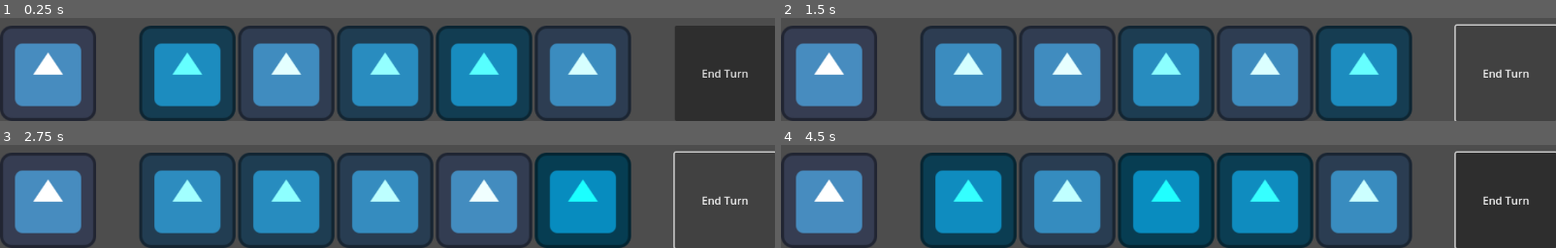
Above: before the commit, frames 1-4 (two rows, left to right).
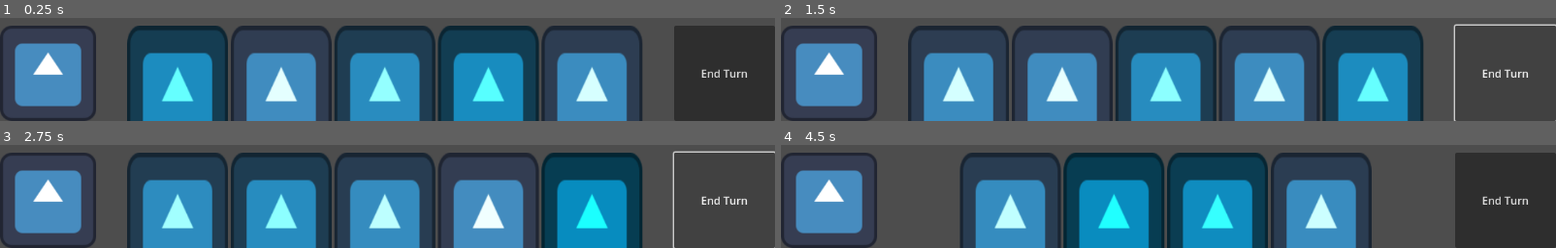
Above: after the commit, the same moments.

Repository: MichaelRRyan/GGJ-2025
Game: Godot game, scene res://Gameplay/gameplay.tscn
Same seed, same stepped clock (60 frames per second), same inputs: the game is played once before the commit and once after it. The engine's default icon, where the game draws it, is replaced by a stand-in: a white triangle on a blue panel in a dark square.
Inputs (mouse positions are in pixels of both pictures, inside the frame that each line leads up to):
- Up to frame 1 (0.25 s): no input
- Up to frame 2 (1.5 s): click (959, 99) at 0.52 s; click "End Turn" at 1.25 s
- Up to frame 3 (2.75 s): click "End Turn" at 2 s
- Up to frame 4 (4.5 s): click (959, 226) at 2.77 s; click "End Turn" at 3.5 s; click (959, 226) at 4.27 s

The runs differ from the first frame. In frame 1, 30% of the frame differs, in the area x 16-97%, y 7-100%; in frame 2, 30%; in frame 3, 30%; in frame 4, 48%, in the area x 17-100%, y 5-100%.

Commit message:
Added basic card hover effects and playing

Diff:
--- a/Features/CardInterface/card_interface.gd
+++ b/Features/CardInterface/card_interface.gd
@@ -1,13 +1,16 @@
 extends CanvasLayer
 
 signal turn_ended
+signal card_played(card)
 
 # _ = private
 # s = preloaded Scene
 # n = referenced Node
 
-@onready var _s_PlaceholderCard = preload("res://Features/CardInterface/placeholder_card.tscn")
+# This will be a wrapper class that holds a card and provides hover / click functionality
+@onready var _s_InteractableCard = preload("res://Features/CardInterface/interactable_card.tscn")
 @onready var _n_hand = $CardTray/Hand
+
 
 #-------------------------------------------------------------------------------
 func shuffle() -> void:
@@ -19,11 +22,10 @@
 	var no_cards_to_draw = 5 # We want this info to be coming from somewhere else later
 
 	for _i in no_cards_to_draw:
-		# We will want to replace this with a wrapper class that holds a card
-		# The wrapper class will provide the mouse over / click functionality
-		var card : Control = _s_PlaceholderCard.instantiate()
+		var card : Control = _s_InteractableCard.instantiate()
 		_n_hand.add_child(card)
 
+		card.connect("card_played", _on_card_played.bind(card))
 		card.modulate.r = randf_range(0, 1) # TEMP: Change card colour so we can tell when we draw new cards
 
 
@@ -42,3 +44,12 @@
 
 
 #-------------------------------------------------------------------------------
+func _on_card_played(interactable_card : Control) -> void:
+	# TODO: Need to validate if the card can be played.
+	if is_instance_valid(interactable_card):
+		# TODO: Replace with a GET to the actual card within the interactable card
+		card_played.emit(interactable_card)
+		interactable_card.queue_free()
+
+
+#-------------------------------------------------------------------------------
--- a/Features/CardInterface/card_interface.tscn
+++ b/Features/CardInterface/card_interface.tscn
@@ -23,8 +23,8 @@
 expand_mode = 2
 
 [node name="Hand" type="BoxContainer" parent="CardTray"]
-custom_minimum_size = Vector2(800, 0)
 layout_mode = 2
+size_flags_horizontal = 3
 alignment = 1
 
 [node name="EndTurnButton" type="Button" parent="CardTray"]
--- /dev/null
+++ b/Features/CardInterface/interactable_card.gd
@@ -0,0 +1,24 @@
+extends Control
+
+signal card_played
+
+
+#-------------------------------------------------------------------------------
+func _on_mouse_entered() -> void:
+	$TextureButton.position.y = -75
+
+
+#-------------------------------------------------------------------------------
+func _on_mouse_exited() -> void:
+	$TextureButton.position.y = 0
+
+
+#-------------------------------------------------------------------------------
+func _on_pressed() -> void:
+	card_played.emit()
+
+	# TODO: Will need to validate that the card can be played before disabling it
+	$TextureButton.disabled = true # Avoid the player clicking multiple times
+
+
+#-------------------------------------------------------------------------------
--- /dev/null
+++ b/Features/CardInterface/interactable_card.tscn
@@ -0,0 +1,23 @@
+[gd_scene load_steps=3 format=3 uid="uid://b5tgtb8bf22n2"]
+
+[ext_resource type="Texture2D" uid="uid://cop8t73wqabim" path="res://icon.svg" id="1_j40ad"]
+[ext_resource type="Script" path="res://Features/CardInterface/interactable_card.gd" id="1_v5c2u"]
+
+[node name="InteractableCard" type="Control"]
+custom_minimum_size = Vector2(150, 0)
+layout_mode = 3
+anchors_preset = 0
+offset_right = 40.0
+offset_bottom = 40.0
+script = ExtResource("1_v5c2u")
+
+[node name="TextureButton" type="TextureButton" parent="."]
+layout_mode = 0
+offset_right = 150.0
+offset_bottom = 220.0
+texture_normal = ExtResource("1_j40ad")
+stretch_mode = 0
+
+[connection signal="mouse_entered" from="TextureButton" to="." method="_on_mouse_entered"]
+[connection signal="mouse_exited" from="TextureButton" to="." method="_on_mouse_exited"]
+[connection signal="pressed" from="TextureButton" to="." method="_on_pressed"]
--- a/Features/CardInterface/placeholder_card.tscn
+++ /dev/null
@@ -1,7 +0,0 @@
-[gd_scene load_steps=2 format=3 uid="uid://b5tgtb8bf22n2"]
-
-[ext_resource type="Texture2D" uid="uid://cop8t73wqabim" path="res://icon.svg" id="1_j40ad"]
-
-[node name="Card" type="TextureRect"]
-texture = ExtResource("1_j40ad")
-expand_mode = 2
